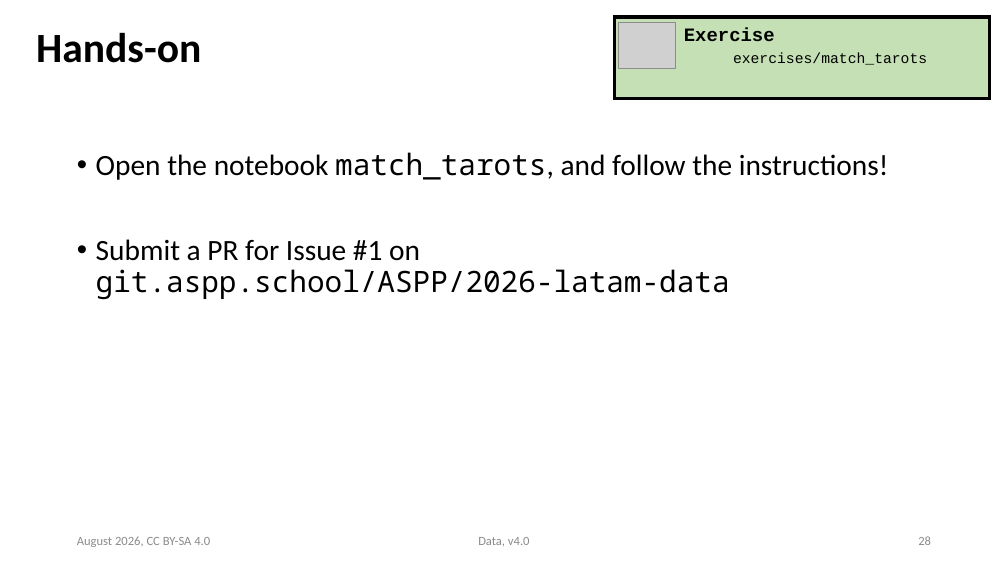
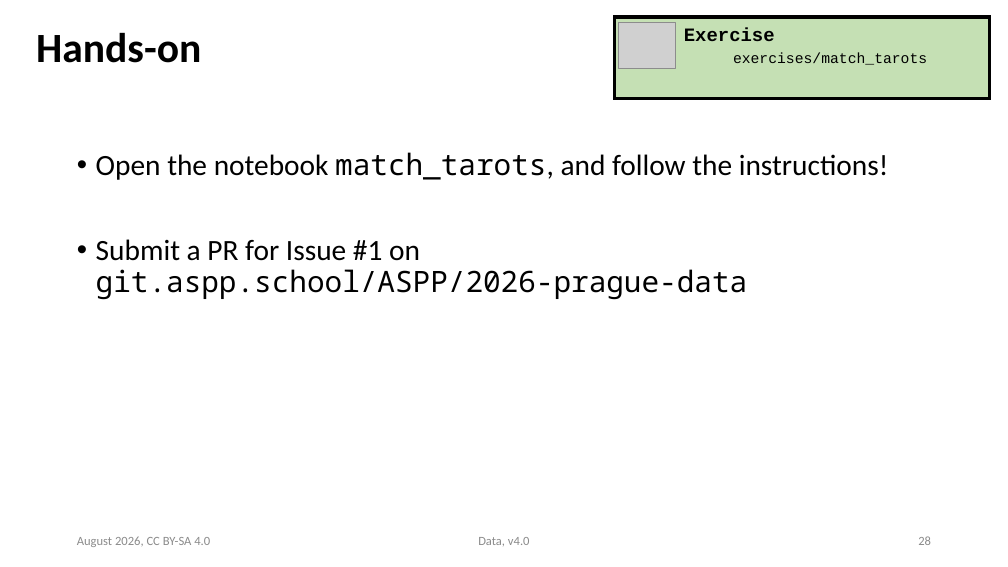
Before and after one commit to ASPP/data_class, a slide deck: slide 28 of data.pptx. Drawn at 1008x567 pixels with LibreOffice and Linux fonts; fonts in the diff are those of the drawing; grey boxes stand for pictures. Boxes give left, top, right and bottom in pixels: in the first picture for what was removed or moved away, otherwise in the second. Text is boxed around its words. In the diff, an @@ line names an element or a change of style, - is before the commit and + after.

Commit message:
Prague iteration of data slides

```diff
--- a/data.pptx
+++ b/data.pptx
@@ text at [96,239,748,300]: text changed @@
-• Submit a PR for Issue #1 on
-  git.aspp.school/ASPP/2026-latam-data
+• Submit a PR for Issue #1 on
+  git.aspp.school/ASPP/2026-prague-data
```
Also in this commit, not shown: 4 other slides changed, 1 other file.
